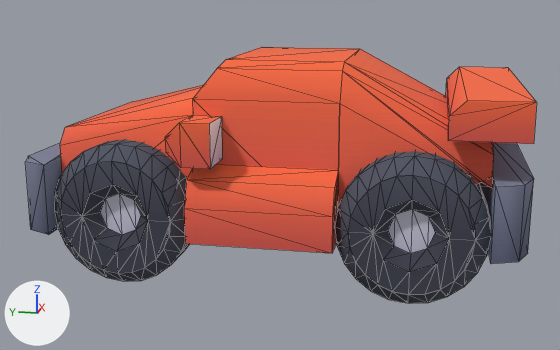
An edit to the glTF model kenney_toy-car-kit/Models/vehicle-racer-low.glb, drawn before and after from the same camera.
One viewpoint serves both versions: a 50 mm camera at (-1.444, -0.277, 0.513) aimed at (-0.012, 0.01, 0.155). The lights are fixed; the arrows at lower left show +X, +Y and +Z. Mesh edges are drawn as thin lines. Where no turn or scale is listed for an object, it has been applied to the vertices. Vertices at the same position are counted once.

Objects in the first picture: 'vehicle-racer-low', 'wheel-bl', 'wheel-fl'.
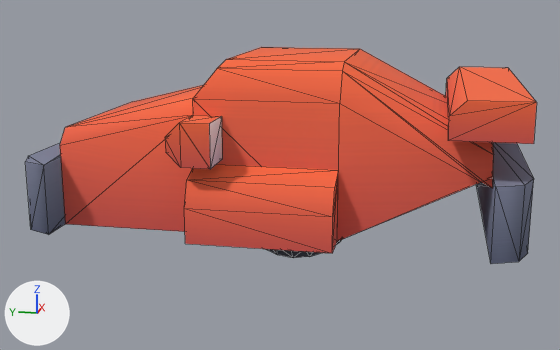
The newer file is also rescaled (x3.0), turned or shifted as a whole; pictures and numbers use the older file's frame.

Changed parts and their boxes [x1, y1, x2, y2] in the pictures (560 x 350 px; the box of a moved part takes in the faces that stretch with it):
'wheel-bl', deleted: before [335, 151, 491, 303]
'wheel-fl', deleted: before [54, 139, 190, 281]
'vehicle-racer-low.004', added: after [266, 240, 341, 258]
part 1 of me_vehicle_racer_low, moved or reshaped: before [155, 99, 340, 179]; after [66, 99, 340, 232]

Diff of the bpy script that builds the scene:
```diff
--- a/kenney_toy-car-kit/Models/vehicle-racer-low.glb.py
+++ b/kenney_toy-car-kit/Models/vehicle-racer-low.glb.py
@@ me_vehicle_racer_low @@
 # used by ob_vehicle_racer_low; location = (0.0, 0.0, 0.0)
-me_vehicle_racer_low.from_pydata(...)  # 116 vertices, 192 faces; spans x -0.262..0.262, y -0.438..0.438, z 0.087..0.387
+me_vehicle_racer_low.from_pydata(...)  # 112 vertices, 192 faces; spans x -0.262..0.262, y -0.438..0.437, z 0.087..0.387
+# me_vehicle_racer_low part 1
+# 4 vertices are removed from x -0.188..0.188, y -0.125..0.125, z 0.087..0.088
+# 16 faces are deleted
+# 16 new faces join them
 me_vehicle_racer_low.materials.append(mat_colormap)
@@ me_wheel_fr_002 @@
+me_wheel_fr_002.from_pydata(...)  # 134 vertices, 220 faces; spans x -0.069..0.056, y -0.125..0.125, z 0.0..0.25
+me_wheel_fr_002.materials.append(mat_colormap)  # picture img_colormap
@@ me_wheel_br_002 @@
+me_wheel_br_002.from_pydata(...)  # 134 vertices, 220 faces; spans x -0.069..0.056, y -0.125..0.125, z 0.0..0.25
+me_wheel_br_002.materials.append(mat_colormap)  # picture img_colormap
@@ ob_wheel_bl @@
-ob_wheel_bl = bpy.data.objects.new('wheel-bl', me_wheel_bl)
-ob_wheel_bl.location = (-0.188, -0.25, 0.125)
@@ ob_wheel_fl @@
-ob_wheel_fl = bpy.data.objects.new('wheel-fl', me_wheel_fl)
-ob_wheel_fl.location = (-0.188, 0.25, 0.125)
@@ ob_vehicle_racer_low_004 @@
+ob_vehicle_racer_low_004 = bpy.data.objects.new('vehicle-racer-low.004', me_wheel_fr_002)
+ob_vehicle_racer_low_004.location = (-0.001, -0.023, 0.0)
@@ ob_vehicle_racer_low_002 @@
+ob_vehicle_racer_low_002 = bpy.data.objects.new('vehicle-racer-low.002', me_wheel_br_002)
+ob_vehicle_racer_low_002.location = (-0.001, -0.023, 0.0)
```
